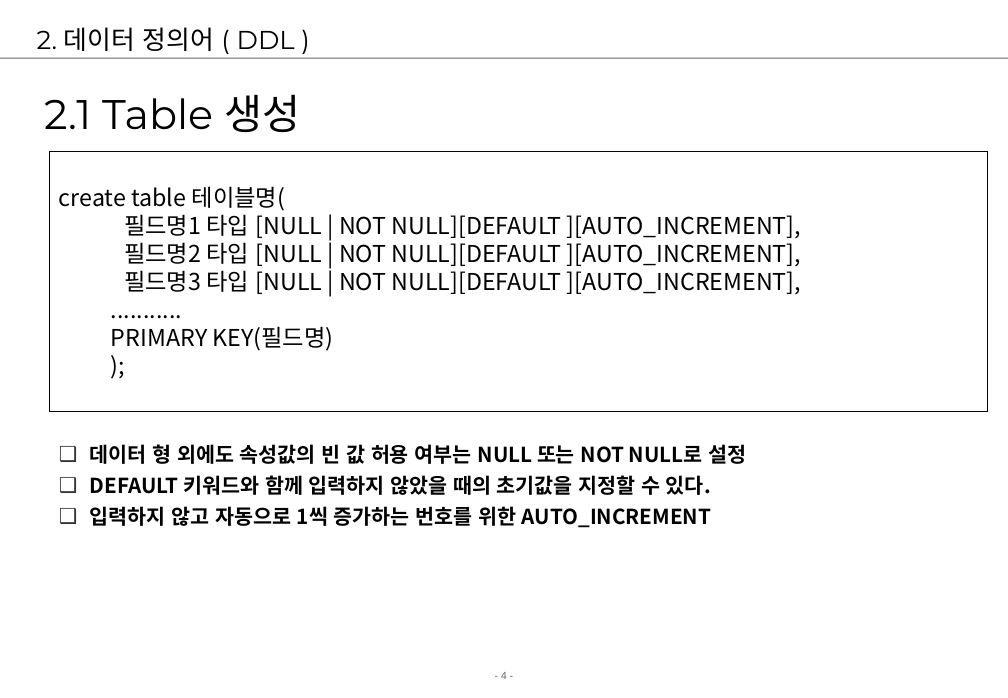
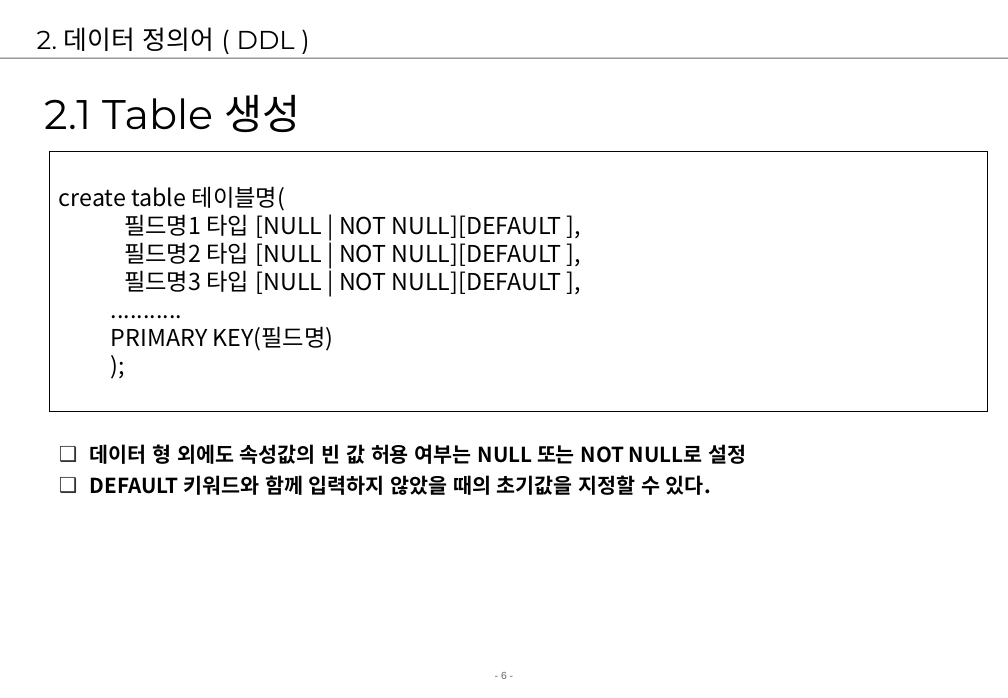
Before and after one commit to jungeunlee95/cafe24-TIL, a slide deck: slide 6 of 2 강의자료/02.강의/5. postgresql/postgresql3-DDLDML.ppt (slide 4 before the commit). Drawn at 1008x698 pixels with LibreOffice and Linux fonts; fonts in the diff are those of the drawing; background and template pictures are left out. Boxes give left, top, right and bottom in pixels: in the first picture for what was removed or moved away, otherwise in the second. Text is boxed around its words. In the diff, an @@ line names an element or a change of style, - is before the commit and + after.

```diff
--- a/2 강의자료/02.강의/5. postgresql/postgresql3-DDLDML.ppt
+++ b/2 강의자료/02.강의/5. postgresql/postgresql3-DDLDML.ppt
@@ text in rectangle at [124,214,562,294]: text changed @@
-필드명1 타입 [NULL | NOT NULL][DEFAULT ][AUTO_INCREMENT],
-필드명2 타입 [NULL | NOT NULL][DEFAULT ][AUTO_INCREMENT],
-필드명3 타입 [NULL | NOT NULL][DEFAULT ][AUTO_INCREMENT],
+필드명1 타입 [NULL | NOT NULL][DEFAULT ],
+필드명2 타입 [NULL | NOT NULL][DEFAULT ],
+필드명3 타입 [NULL | NOT NULL][DEFAULT ],
@@ text at [90,506,711,528]: paragraph removed @@
-❑ 입력하지 않고 자동으로 1씩 증가하는 번호를 위한 AUTO_INCREMENT
@@ page number at [501,672,507,679]: text changed @@
-- 4 -
+- 6 -
```
Also in this commit, not shown: 4 slides added, 2 slides removed, 35 other files.
